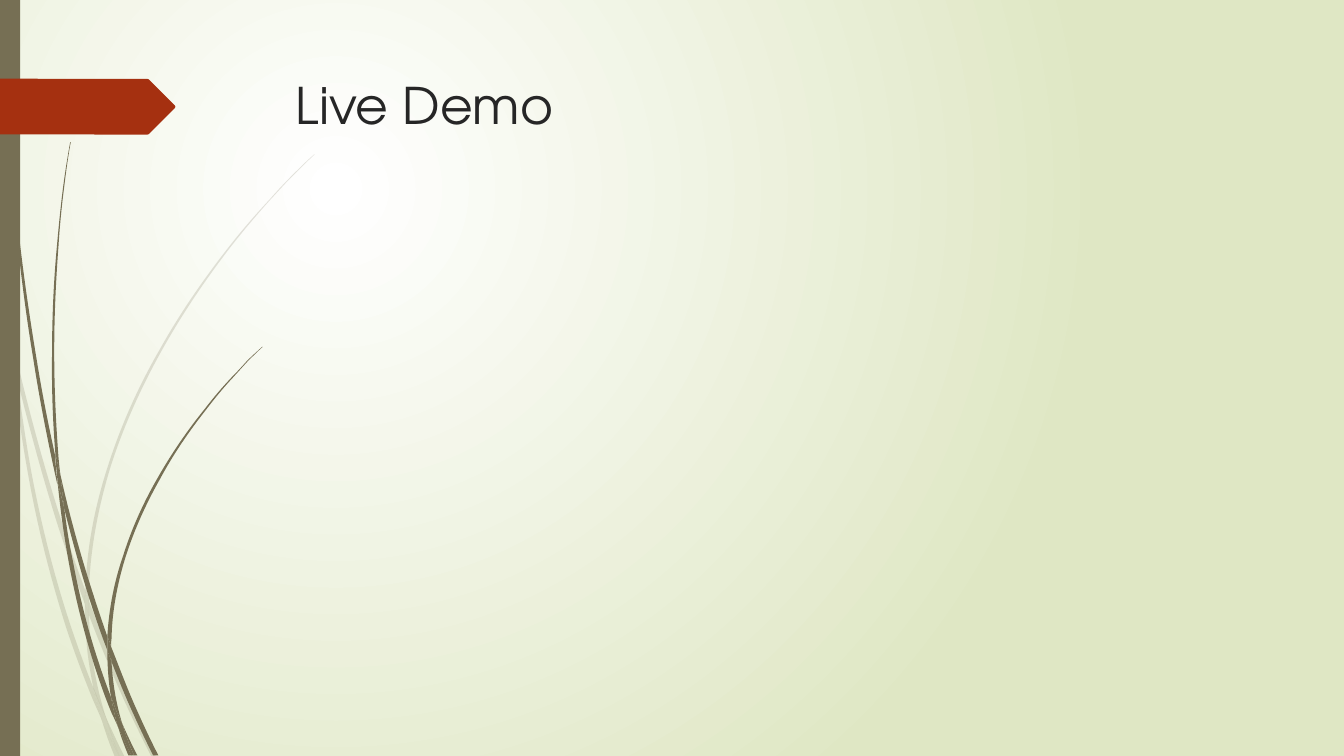
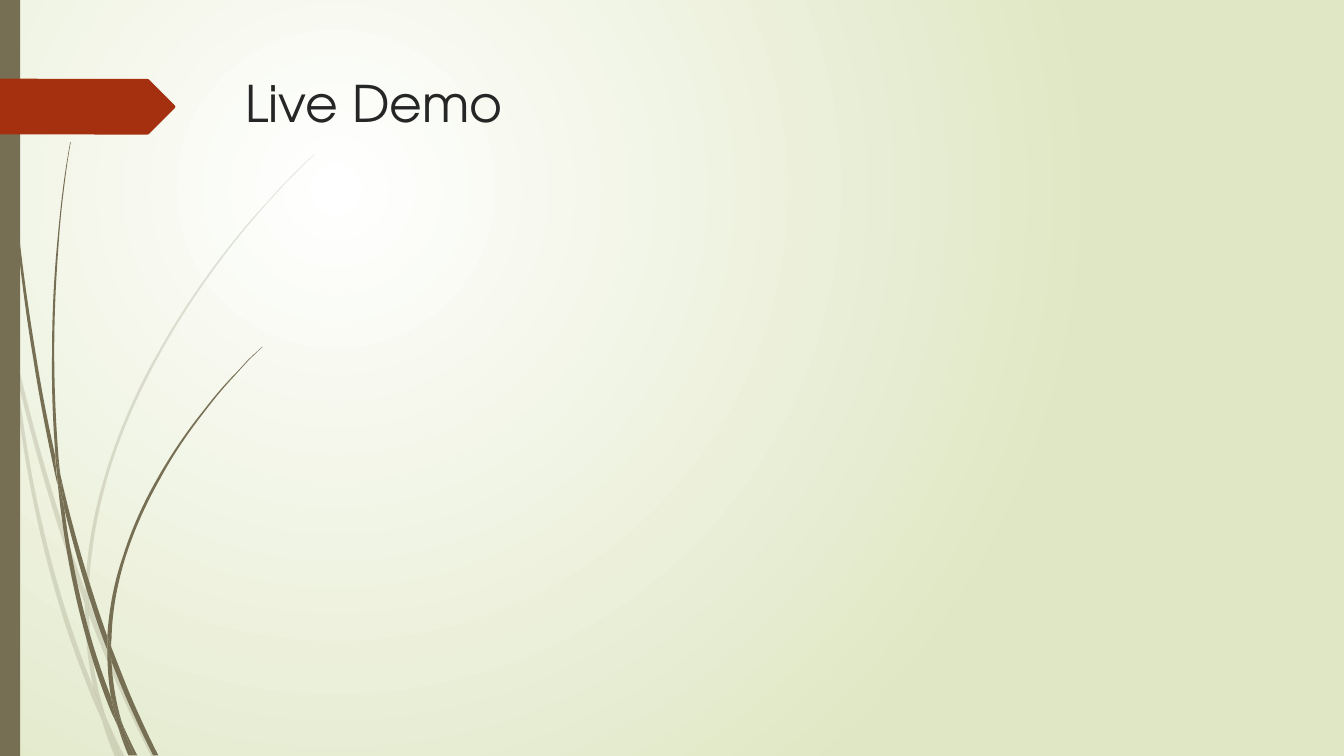
Before and after one commit to LeoLiu1209/STV_Sealnote, a slide deck: slide 9 of document/Final.pptx. Drawn at 1344x756 pixels with LibreOffice and Linux fonts; fonts in the diff are those of the drawing. Boxes give left, top, right and bottom in pixels: in the first picture for what was removed or moved away, otherwise in the second. Text is boxed around its words. In the diff, an @@ line names an element or a change of style, - is before the commit and + after.

```diff
--- a/document/Final.pptx
+++ b/document/Final.pptx
@@ title "Live Demo" moved from (x1=296, y1=86, x2=554, y2=125) to (x1=246, y1=84, x2=503, y2=123) @@
```
Also in this commit, not shown: 7 other slides changed, 1 other file.
